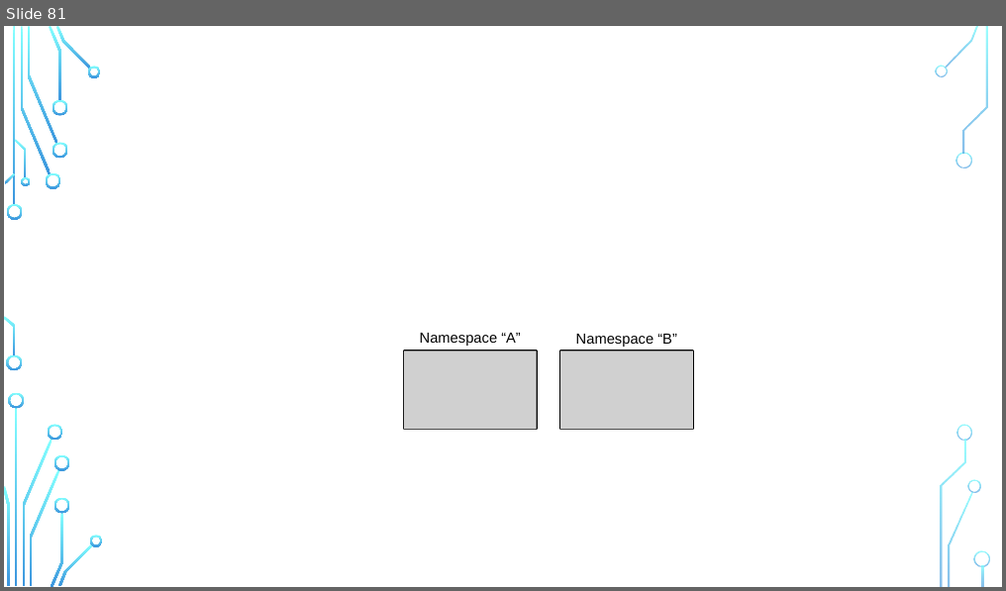
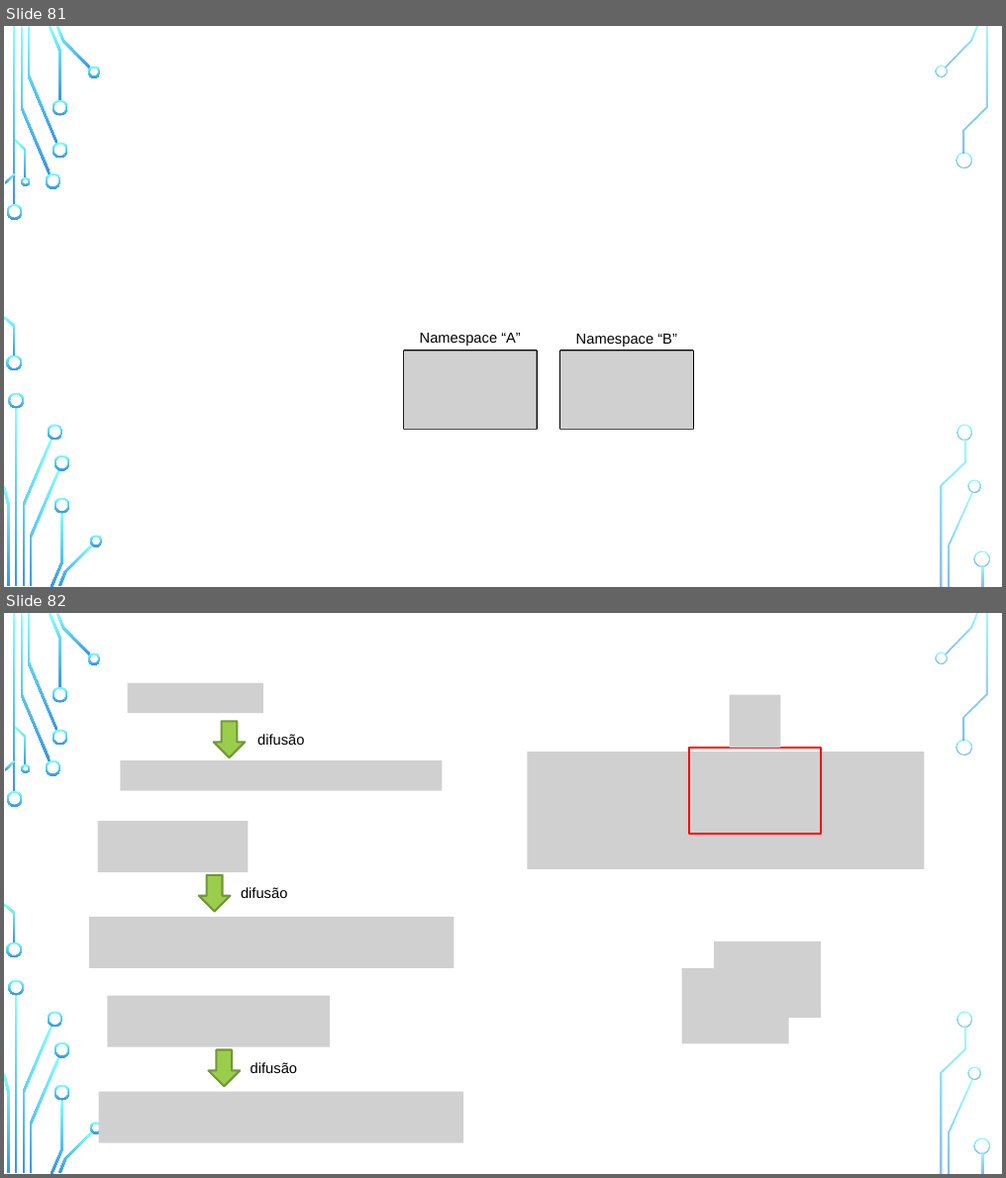
Before and after one commit to zz4fap/python-programming, a slide deck: figures/C126_figures.pptx. Shown one above the other, each under a label of ours: slide 81 before the commit, slides 81 and 82 after it. The pictures are 1006x591 and 1006x1178 pixels, drawn with LibreOffice and Linux fonts; fonts in the diff are those of the drawing; grey boxes stand for pictures; background and template pictures are left out. Boxes give left, top, right and bottom in pixels: in the first picture for what was removed or moved away, otherwise in the second. Text is boxed around its words. In the diff, an @@ line names an element or a change of style, - is before the commit and + after.

```diff
--- a/figures/C126_figures.pptx
+++ b/figures/C126_figures.pptx
@@ slide 82 added at bbox=[4, 613, 1002, 1174], background picture (left out); not listed: 36 template elements that a slide beside it also shows @@
@@ picture added at bbox=[730, 694, 781, 748] @@
@@ group added at bbox=[120, 682, 442, 790]: 2 pictures, 1 text, 1 down arrow @@
+difusão
@@ picture added at bbox=[528, 752, 924, 869] @@
@@ rectangle added at bbox=[689, 748, 821, 834], outline #FF0000 2 pt @@
@@ group added at bbox=[89, 821, 454, 968]: 2 pictures, 1 text, 1 down arrow @@
+difusão
@@ group added at bbox=[682, 942, 822, 1045]: 2 rectangles, 2 pictures @@
@@ group added at bbox=[98, 996, 463, 1144]: 2 pictures, 1 text, 1 down arrow @@
+difusão
```
Also in this commit, not shown: 1 slide removed, 4 other files.
